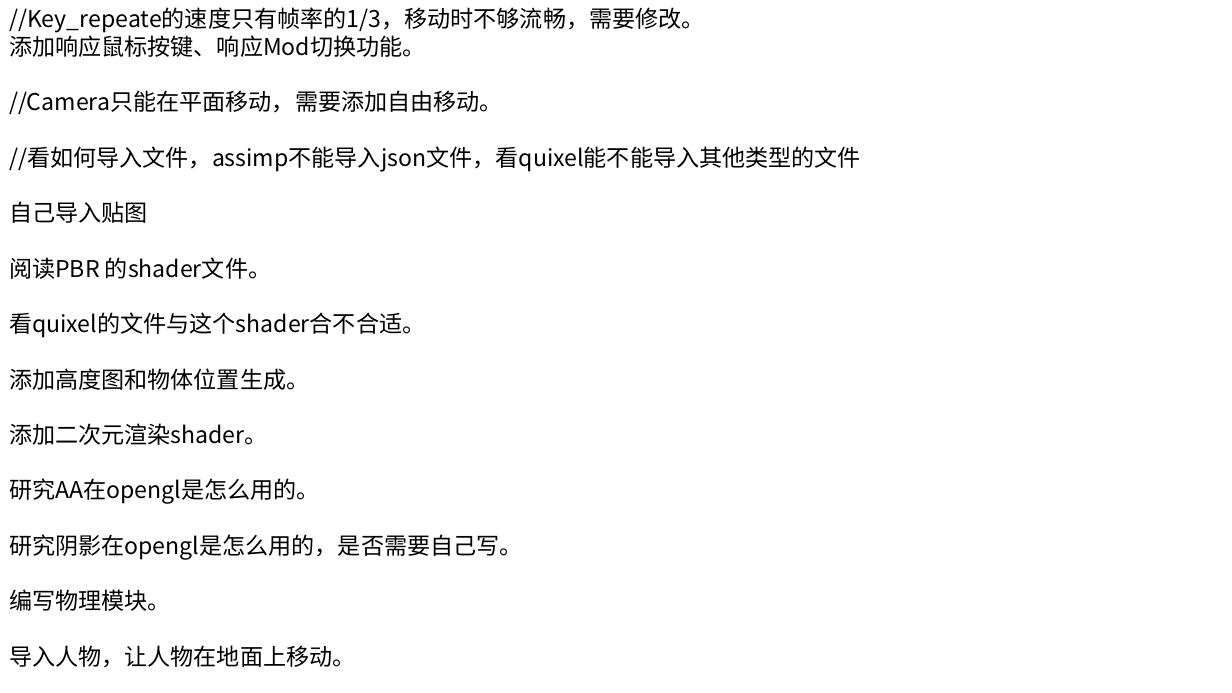
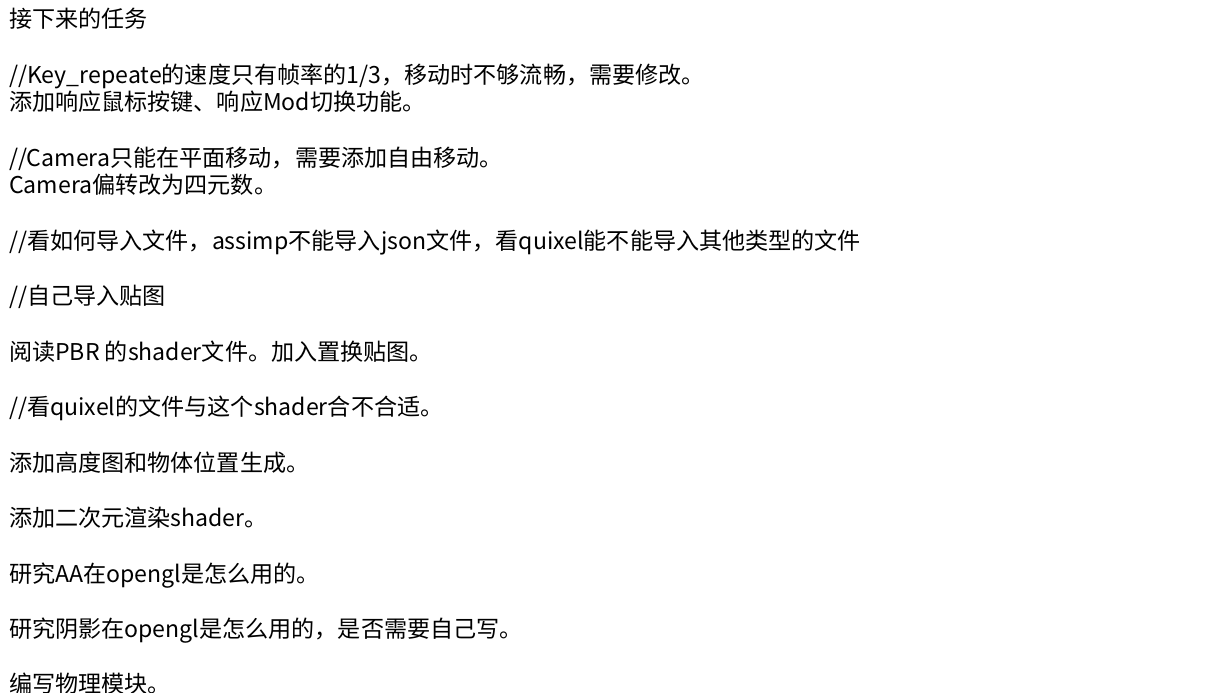
Before and after one commit to huangshansong/Hazel, a slide deck: slide 1 of 未来修改.pptx (slide 3 before the commit). Drawn at 1232x693 pixels with LibreOffice and Linux fonts; fonts in the diff are those of the drawing. Boxes give left, top, right and bottom in pixels: in the first picture for what was removed or moved away, otherwise in the second. Text is boxed around its words. In the diff, an @@ line names an element or a change of style, - is before the commit and + after.

```diff
--- a/未来修改.pptx
+++ b/未来修改.pptx
@@ text at <box>9,7,148,29</box>: paragraph added @@
+接下来的任务
@@ text at <box>9,173,277,195</box>: paragraph added @@
+Camera偏转改为四元数。
@@ text at <box>9,284,443,421</box>: text changed @@
-自己导入贴图
-阅读PBR 的shader文件。
-看quixel的文件与这个shader合不合适。
+//自己导入贴图
+阅读PBR 的shader文件。加入置换贴图。
+//看quixel的文件与这个shader合不合适。
```
Also in this commit, not shown: 1 slide added, 18 other files.
